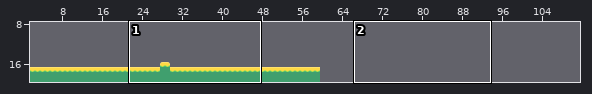
One commit to this Tiled map: Game02/assets/platform1.tmx. The picture above shows the old version from afar; the outline marks the close-up.
Close-up. Earlier state:
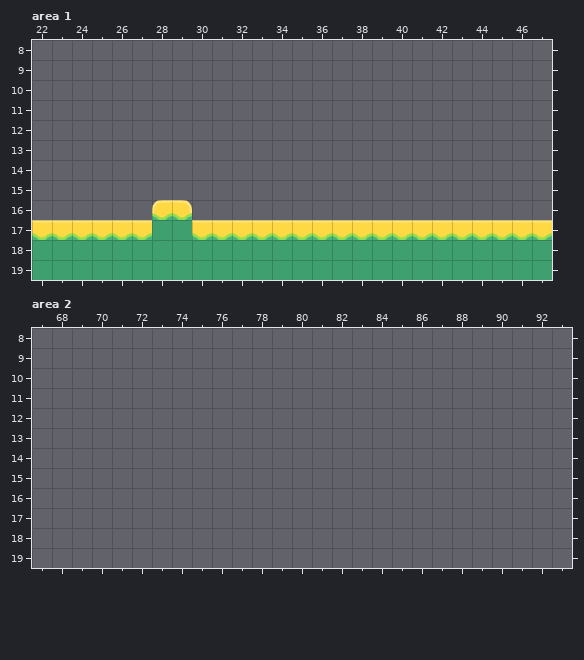
Cells are 32x32 px. Shown: area 1 x 22..47, y 8..19; area 2 x 67..93, y 8..19. The commit also changed other parts of the map, which this record leaves out. The old version is drawn lined up with the new one.
After:
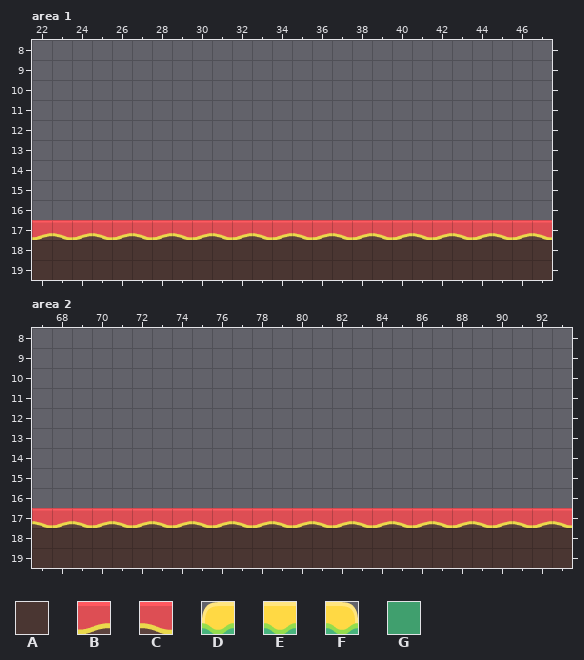
Key: from "tilesheet_complete": A 0, B 3, C 4, D 266, E 267, F 271, G 487.
_ is an empty cell.
The exact change:
map size 60x20 -> 160x20 cells
Layer "ground", area 1:
y 16: x 28..29 DF -> __
y 17: x 22..47 EEEEEEGGEEEEEEEEEEEEEEEEEE -> BCBCBCBCBCBCBCBCBCBCBCBCBC
y 18..19: x 22..47 GGGGGGGGGGGGGGGGGGGGGGGGGG -> AAAAAAAAAAAAAAAAAAAAAAAAAA
Layer "ground", area 2:
y 17: x 67..93 ___________________________ -> CBCBCBCBCBCBCBCBCBCBCBCBCBC
y 18..19: x 67..93 ___________________________ -> AAAAAAAAAAAAAAAAAAAAAAAAAAA
